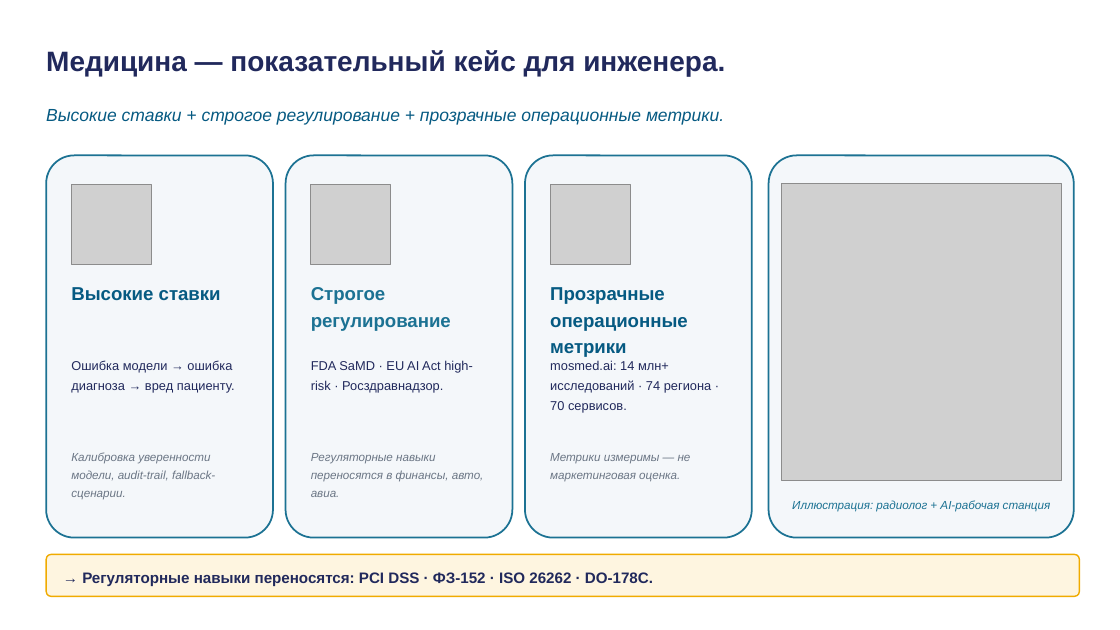
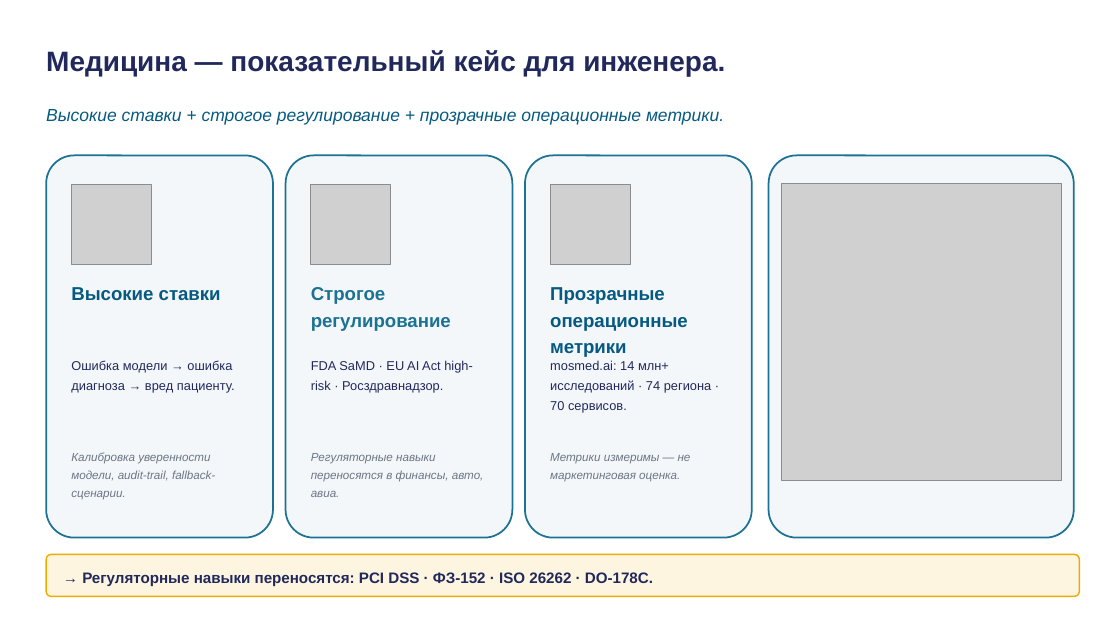
Before and after one commit to tellina-study/AI-usage-lessons, a slide deck: slide 9 of library/lectures/lec-04/rendered/lec-04.pptx. Drawn at 1120x630 pixels with LibreOffice and Linux fonts; fonts in the diff are those of the drawing; grey boxes stand for pictures. Boxes give left, top, right and bottom in pixels: in the first picture for what was removed or moved away, otherwise in the second. Text is boxed around its words. In the diff, an @@ line names an element or a change of style, - is before the commit and + after.

```diff
--- a/library/lectures/lec-04/rendered/lec-04.pptx
+++ b/library/lectures/lec-04/rendered/lec-04.pptx
@@ text removed at (792,500,1051,512) @@
-Иллюстрация: радиолог + AI-рабочая станция
```
Also in this commit, not shown: 5 other slides changed, 8 other files.
